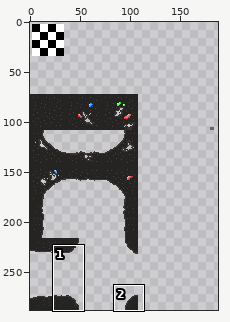
File history of a sprite sheet, CasaDesDiamantes/tilesets/caveBackgroundTiles/output_tileset.png. The picture above shows the old version from afar; the outline marks the close-up.
Close-up. The starting point:
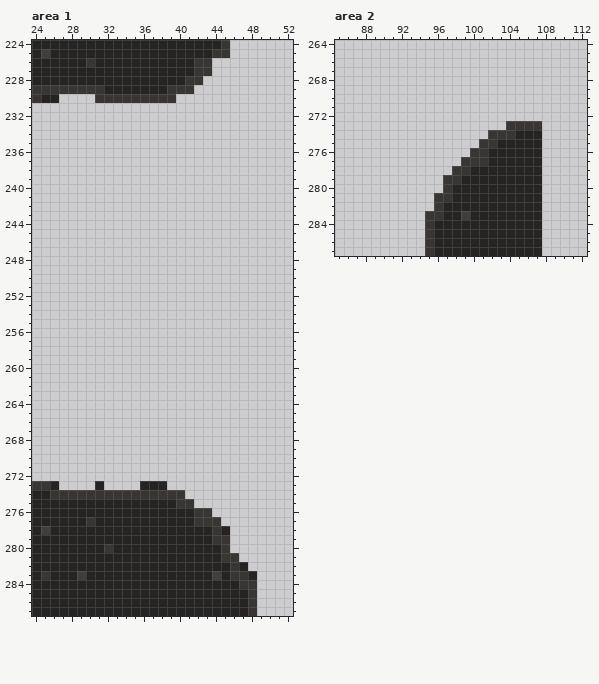
The file is 288x288 pixels. Colours within 5 levels of each other are drawn and written as one. Shown: area 1: x 24..52, y 224..287; area 2: x 85..112, y 264..287. The wide view leaves out empty margins. The commit also changed other parts of the picture, which this record leaves out.
After the commit:
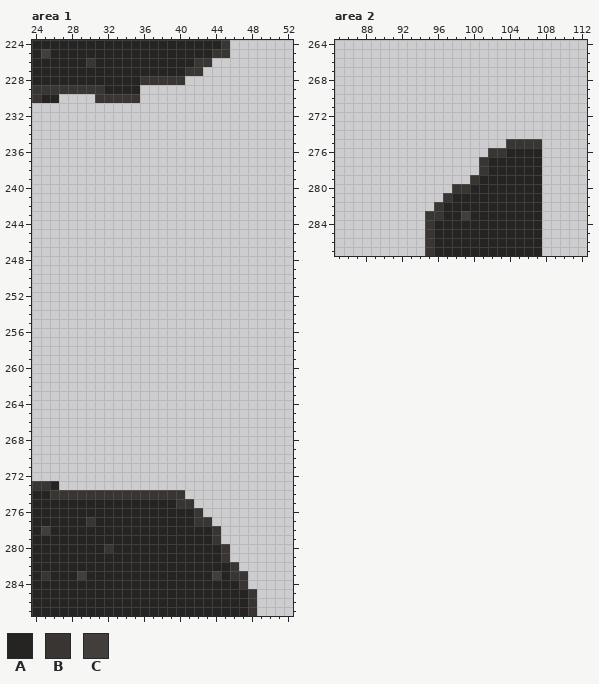
Palette (. is transparent): A #262423  B #383533  C #423e3b
What changed:
Area 1:
The author changed colour A to colour B in row 227 at x 41; in row 228 at x 36 to 40.
The author cleared colour A in row 229 at x 36 to 38; in row 273 at x 31 and 36 to 38; in row 278 at x 45; in row 282 at x 47; in row 283 at x 48.
The author cleared colour B in row 227 at x 43; in row 228 at x 41 to 42; in row 229 at x 39 to 41; in row 230 at x 36 to 39; in row 276 at x 43; in row 277 at x 44.
The author cleared colour B in row 279 at x 45; in row 281 at x 46; in row 284 at x 48.
Area 2:
The author changed colour A to colour B in row 275 at x 104 to 107; in row 276 at x 102 to 103; in row 278 at x 101; in row 279 at x 100; in row 280 at x 98 to 99.
The author cleared colour A in row 274 at x 105 to 107; in row 275 at x 103; in row 278 at x 100; in row 279 at x 99.
The author cleared colour B in row 273 at x 104 to 107; in row 274 at x 102 to 104; in row 275 at x 101 to 102; in row 276 at x 100 to 101; in row 277 at x 99 to 100; in row 278 at x 98 to 99.
The author cleared colour B in row 279 at x 97 to 98; in row 280 at x 97; in row 281 at x 96.
Boxes around the changes in both close-ups, in picture pixels (x1, y1, x2, y2):
changed: (140, 67, 212, 103)
erased: (95, 481, 104, 490)
erased: (140, 481, 167, 490)
erased: (203, 508, 257, 589)
changed: (434, 121, 542, 202)
